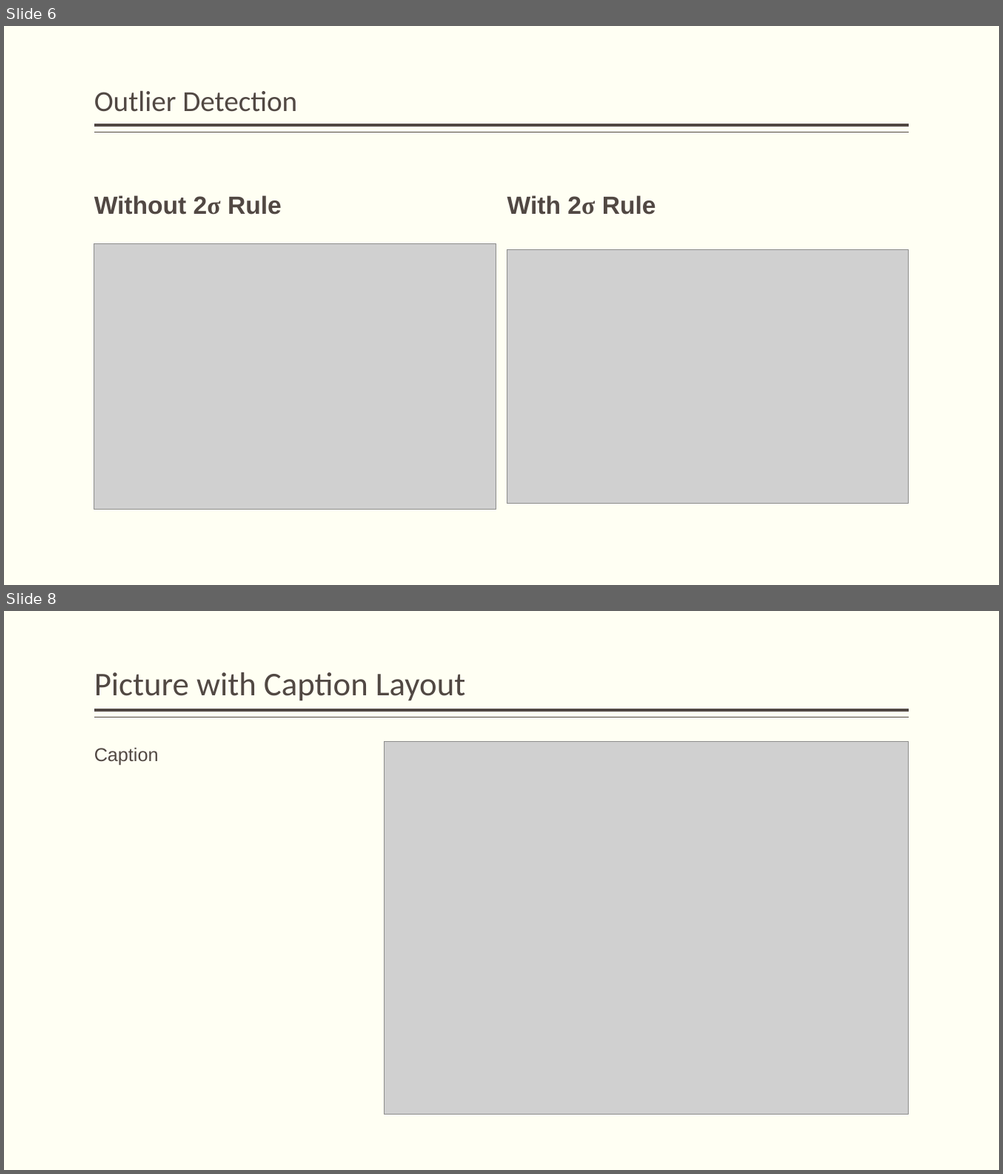
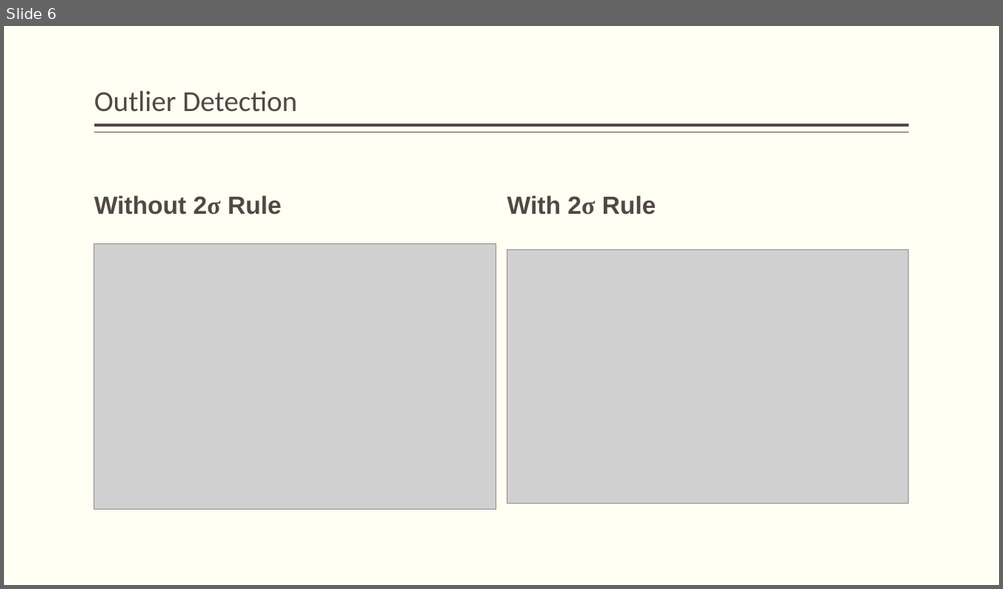
Before and after one commit to JamesEarle/GPP, a slide deck: GPP_Defense.pptx. Shown one above the other, each under a label of ours: slides 6 and 8 before the commit, slide 6 after it; the slides between them are not shown. The pictures are 1003x1174 and 1003x589 pixels, drawn with LibreOffice and Linux fonts; fonts in the diff are those of the drawing; grey boxes stand for pictures. Boxes give left, top, right and bottom in pixels: in the first picture for what was removed or moved away, otherwise in the second. Text is boxed around its words. In the diff, an @@ line names an element or a change of style, - is before the commit and + after.

Commit message:
added exp1 images to powerpoint, as well as formatting beginnings for the references slide.

```diff
--- a/GPP_Defense.pptx
+++ b/GPP_Defense.pptx
@@ slide 8 removed at (4, 611, 999, 1170), background #FFFFF3; not listed: 2 template elements that a slide beside it also shows @@
@@ title removed at (94, 672, 465, 701) @@
-Picture with Caption Layout
@@ picture removed at (384, 741, 908, 1115) @@
@@ text removed at (94, 747, 159, 765) @@
-Caption
```
Also in this commit, not shown: 2 slides changed, 6 slides added, 6 other slides removed, 4 other files.
